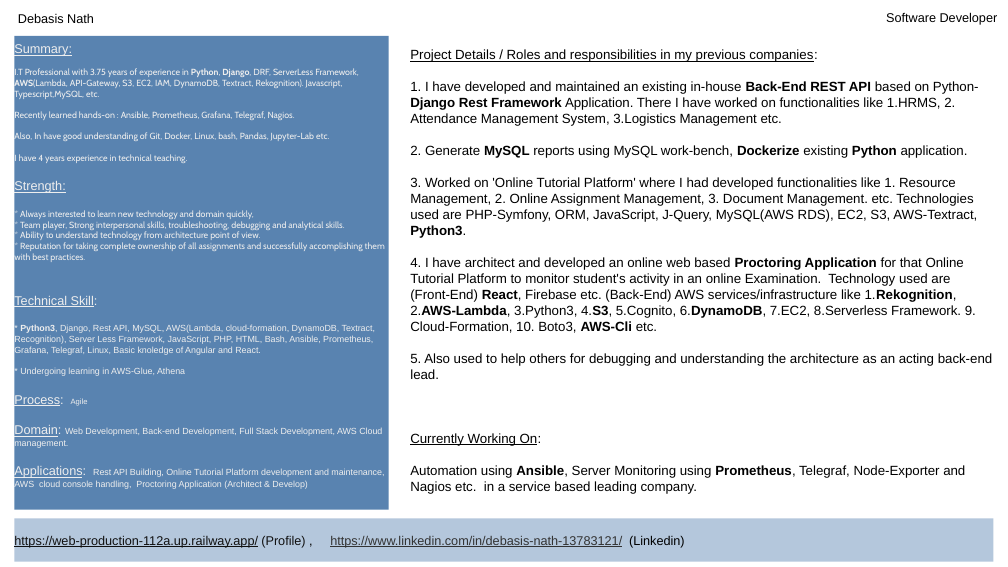
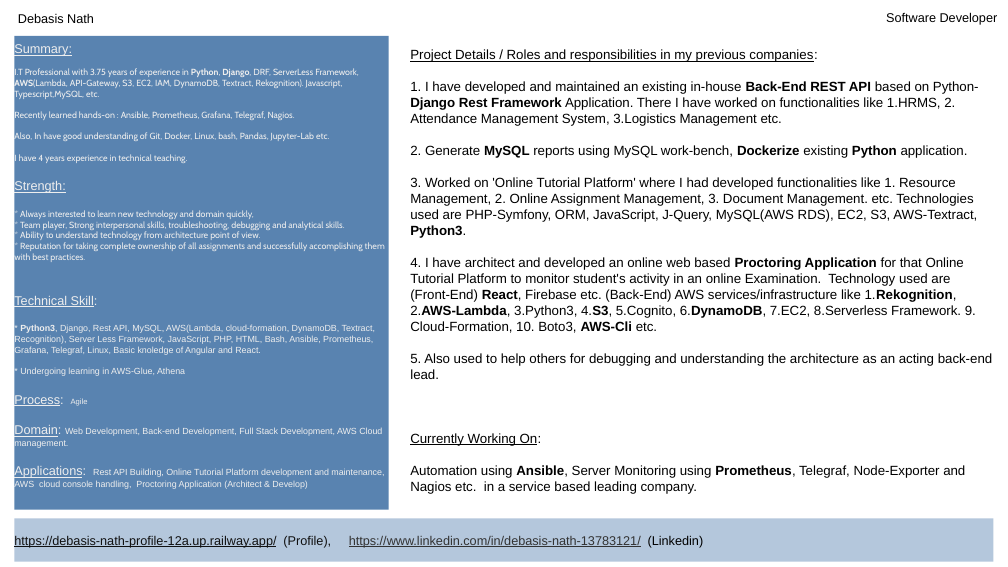
Before and after one commit to debasisnth/home_page_project, a slide deck: slide 1 of liteapp/static/liteapp/doc/DebasisNath_Resume.odp. Drawn at 1008x567 pixels with LibreOffice and Linux fonts; fonts in the diff are those of the drawing. Boxes give left, top, right and bottom in pixels: in the first picture for what was removed or moved away, otherwise in the second. Text is boxed around its words. In the diff, an @@ line names an element or a change of style, - is before the commit and + after.

Commit message:
CV profile link updated
 next push to master

```diff
--- a/liteapp/static/liteapp/doc/DebasisNath_Resume.odp
+++ b/liteapp/static/liteapp/doc/DebasisNath_Resume.odp
@@ title at (x1=14, y1=535, x2=704, y2=548): text changed @@
-https://web-production-112a.up.railway.app/ (Profile) , https://www.linkedin.com/in/debasis-nath-13783121/ (Linkedin)
+https://debasis-nath-profile-12a.up.railway.app/ (Profile), https://www.linkedin.com/in/debasis-nath-13783121/ (Linkedin)
```
Also in this commit, not shown: 3 other files.
